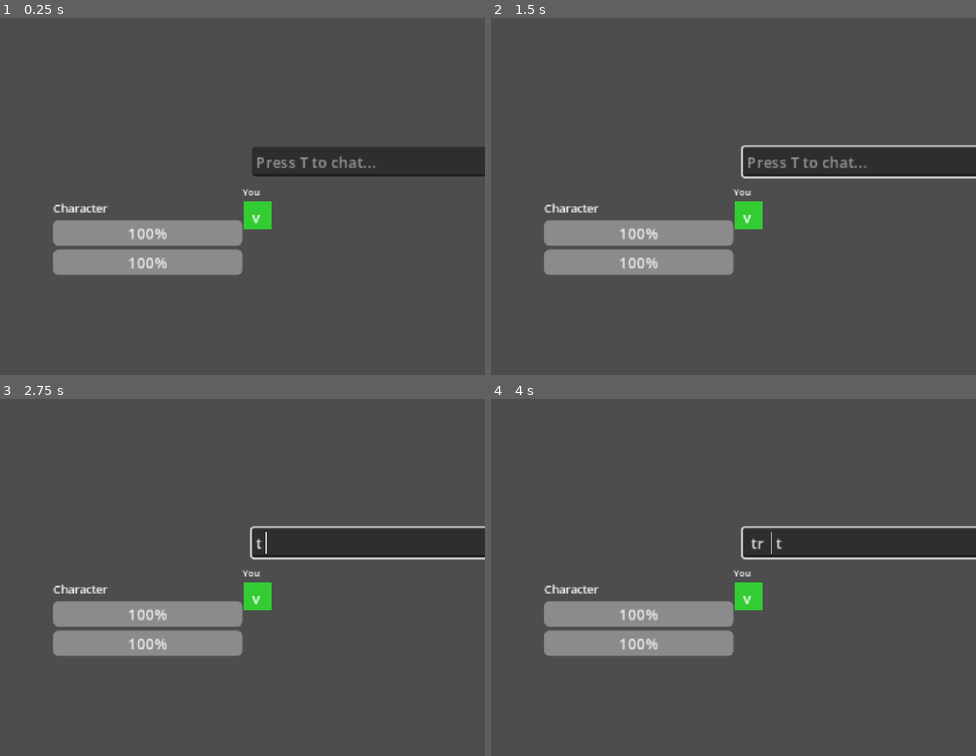
Above: before the commit, frames 1-4 (two rows, left to right).
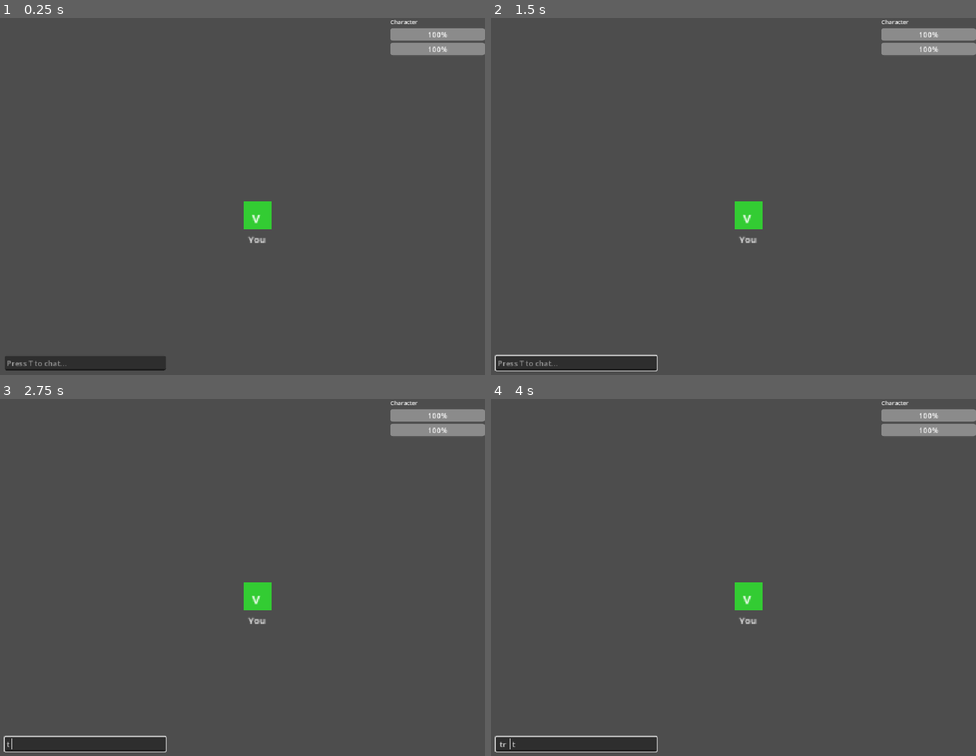
Above: after the commit, the same moments.

Repository: polito-ao/argentum-united-client
Game: Godot game, scene res://scenes/world/world.tscn
The game is run twice, just before and just after one commit, with the same random seed, the same clock (stepped at 60 frames per second) and the same inputs. This scene is started directly instead of the project's main scene.
Inputs:
- Up to frame 1 (0.25 s): no input
- Up to frame 2 (1.5 s): tap Enter at 0.5 s; hold Right 0.53-1.28 s; tap T at 0.6 s; tap Space at 0.77, 0.8, 1.07, 1.25, 1.35 s; hold Down from 1.28 s (still down)
- Up to frame 3 (2.75 s): tap Space at 1.52, 1.82, 2.3 s; tap T at 1.55, 2.1 s; tap Enter at 2 s; release Down at 2.03 s; hold Right from 2.03 s (still down)
- Up to frame 4 (4 s): tap Space at 2.75, 3.02, 3.32, 3.77, 3.8 s; release Right at 2.78 s; hold Up 2.78-3.53 s; tap Ctrl at 2.85 s; tap T at 3.05 s; hold Left from 3.53 s (still down); tap R at 3.6 s

The runs differ from the first frame. In frame 1, 12% of the frame differs, in the area x 1-100%, y 0-99%; in frame 2, 13%; in frame 3, 13%, in the area x 0-100%, y 0-99%; in frame 4, 13%.
Error before the commit: Invalid call. Nonexistent function 'send_packet' in base 'Nil'. (res://scenes/world/world.gd:102)
Error after the commit: Invalid call. Nonexistent function 'send_packet' in base 'Nil'. (res://scenes/world/world.gd:112)

Commit message:
WIP: name labels below entities, chat bubbles, respawn key, death state
- Name labels centered below all entities (player + NPCs)
- Player shows character name instead of "You"
- Chat bubble above speaker (3s auto-remove)
- T key consumes input (no 'T' in chat box)
- Space to respawn when dead
- Dead state flag on client
- HUD in CanvasLayer (fixed on screen, not affected by camera)
- TODO: respawn not fully working — debug next session

Co-Authored-By: Claude Opus 4.6 (1M context) <noreply@anthropic.com>

Diff:
--- a/scenes/world/world.gd
+++ b/scenes/world/world.gd
@@ -14,15 +14,16 @@
 @onready var camera: Camera2D = $Camera
 @onready var player_sprite: Node2D = $PlayerSprite
 @onready var entities_layer: Node2D = $Entities
-@onready var hud: Control = $HUD
-@onready var hp_bar: ProgressBar = $HUD/VBoxContainer/HPBar
-@onready var mp_bar: ProgressBar = $HUD/VBoxContainer/MPBar
-@onready var info_label: Label = $HUD/VBoxContainer/InfoLabel
-@onready var chat_display: RichTextLabel = $HUD/ChatPanel/ChatDisplay
-@onready var chat_input: LineEdit = $HUD/ChatPanel/ChatInput
-@onready var messages_label: Label = $HUD/MessagesLabel
+@onready var hud: Control = $UILayer/HUD
+@onready var hp_bar: ProgressBar = $UILayer/HUD/VBoxContainer/HPBar
+@onready var mp_bar: ProgressBar = $UILayer/HUD/VBoxContainer/MPBar
+@onready var info_label: Label = $UILayer/HUD/VBoxContainer/InfoLabel
+@onready var chat_display: RichTextLabel = $UILayer/HUD/ChatPanel/ChatDisplay
+@onready var chat_input: LineEdit = $UILayer/HUD/ChatPanel/ChatInput
+@onready var messages_label: Label = $UILayer/HUD/MessagesLabel
 
 var _messages: Array = []
+var _is_dead: bool = false
 const MAX_MESSAGES = 6
 
 func setup(conn: ServerConnection, character: Dictionary, map_data: Dictionary):
@@ -39,6 +40,9 @@
 		character.get("race", "?"),
 		character.get("level", 1)
 	]
+
+	# Show character name under player sprite
+	$PlayerSprite/NameLabel.text = character.get("name", "You")
 
 	_update_player_position()
 
@@ -93,8 +97,14 @@
 				_add_message("Mana potion!")
 			KEY_T:
 				chat_input.grab_focus()
+				chat_input.text = "" # prevent the 'T' from appearing
+				get_viewport().set_input_as_handled()
 			KEY_I:
 				connection.send_packet(PacketIds.INVENTORY_REQUEST)
+			KEY_SPACE:
+				if _is_dead:
+					connection.send_packet(PacketIds.RESPAWN)
+					_add_message("Respawning...")
 
 func _send_move(dx: int, dy: int):
 	var new_x = my_pos.x + dx
@@ -180,16 +190,24 @@
 		PacketIds.UPDATE_HP:
 			hp_bar.value = payload.get("hp", 0)
 			hp_bar.max_value = payload.get("max_hp", 1)
+			if payload.get("hp", 0) > 0 and _is_dead:
+				_is_dead = false
+				_add_message("You have respawned!")
 		PacketIds.UPDATE_MANA:
 			mp_bar.value = payload.get("mana", 0)
 			mp_bar.max_value = payload.get("max_mana", 1)
 		PacketIds.CHAR_DEATH:
-			_add_message("DEATH!")
+			_add_message("YOU DIED! Press SPACE to respawn")
+			_is_dead = true
 		PacketIds.CHAT_BROADCAST:
-			chat_display.append_text("[%s]: %s\n" % [
-				payload.get("from_name", "?"),
-				payload.get("message", "")
-			])
+			var from_name = payload.get("from_name", null)
+			var from_id = payload.get("from_id", null)
+			var msg = payload.get("message", "")
+			if from_name == null:
+				from_name = "?"
+			chat_display.append_text("[%s]: %s\n" % [from_name, msg])
+			# Show bubble above the speaker
+			_show_chat_bubble(from_id, msg)
 		PacketIds.INVENTORY_RESPONSE:
 			_handle_inventory(payload)
 
@@ -284,6 +302,41 @@
 			var eq = " [E]" if item.get("equipped", false) else ""
 			_add_message("  %s x%d%s" % [item.get("name", "?"), item.get("amount", 0), eq])
 
+func _show_chat_bubble(from_id, msg: String):
+	var target_node: Node2D = null
+
+	if from_id == null:
+		return
+
+	# Check if it's us
+	if from_id is int or from_id is float:
+		# Check players
+		if int(from_id) in players:
+			target_node = players[int(from_id)].node
+
+	if target_node == null:
+		# It's our own message — show on player sprite
+		target_node = player_sprite
+
+	# Remove existing bubble if any
+	var existing = target_node.get_node_or_null("ChatBubble")
+	if existing:
+		existing.queue_free()
+
+	var bubble = Label.new()
+	bubble.name = "ChatBubble"
+	bubble.text = msg
+	bubble.position = Vector2(0, -32)
+	bubble.add_theme_font_size_override("font_size", 10)
+	bubble.add_theme_color_override("font_color", Color.WHITE)
+	target_node.add_child(bubble)
+
+	# Auto-remove after 3 seconds
+	get_tree().create_timer(3.0).timeout.connect(func():
+		if is_instance_valid(bubble):
+			bubble.queue_free()
+	)
+
 func _create_entity_node(entity_name: String, color: Color) -> Node2D:
 	var node = Node2D.new()
 
@@ -295,7 +348,9 @@
 
 	var label = Label.new()
 	label.text = entity_name
-	label.position = Vector2(0, -16)
+	label.position = Vector2(-30, 34)
+	label.size = Vector2(92, 16)
+	label.horizontal_alignment = HORIZONTAL_ALIGNMENT_CENTER
 	label.add_theme_font_size_override("font_size", 10)
 	node.add_child(label)
 
--- a/scenes/world/world.tscn
+++ b/scenes/world/world.tscn
@@ -25,20 +25,25 @@
 text = "v"
 
 [node name="NameLabel" type="Label" parent="PlayerSprite"]
-offset_top = -16.0
-offset_right = 100.0
+offset_left = -30.0
+offset_top = 34.0
+offset_right = 62.0
+offset_bottom = 50.0
 text = "You"
+horizontal_alignment = 1
 theme_override_font_sizes/font_size = 10
 
 [node name="Entities" type="Node2D" parent="."]
 
-[node name="HUD" type="Control" parent="."]
+[node name="UILayer" type="CanvasLayer" parent="."]
+
+[node name="HUD" type="Control" parent="UILayer"]
 layout_mode = 3
 anchors_preset = 15
 anchor_right = 1.0
 anchor_bottom = 1.0
 
-[node name="VBoxContainer" type="VBoxContainer" parent="HUD"]
+[node name="VBoxContainer" type="VBoxContainer" parent="UILayer/HUD"]
 layout_mode = 1
 anchors_preset = 1
 anchor_left = 1.0
@@ -46,22 +51,22 @@
 offset_left = -200.0
 offset_bottom = 120.0
 
-[node name="InfoLabel" type="Label" parent="HUD/VBoxContainer"]
+[node name="InfoLabel" type="Label" parent="UILayer/HUD/VBoxContainer"]
 layout_mode = 2
 text = "Character"
 theme_override_font_sizes/font_size = 12
 
-[node name="HPBar" type="ProgressBar" parent="HUD/VBoxContainer"]
+[node name="HPBar" type="ProgressBar" parent="UILayer/HUD/VBoxContainer"]
 layout_mode = 2
 max_value = 100.0
 value = 100.0
 
-[node name="MPBar" type="ProgressBar" parent="HUD/VBoxContainer"]
+[node name="MPBar" type="ProgressBar" parent="UILayer/HUD/VBoxContainer"]
 layout_mode = 2
 max_value = 100.0
 value = 100.0
 
-[node name="ChatPanel" type="VBoxContainer" parent="HUD"]
+[node name="ChatPanel" type="VBoxContainer" parent="UILayer/HUD"]
 layout_mode = 1
 anchors_preset = 2
 anchor_top = 1.0
@@ -70,16 +75,16 @@
 offset_top = -200.0
 offset_right = 350.0
 
-[node name="ChatDisplay" type="RichTextLabel" parent="HUD/ChatPanel"]
+[node name="ChatDisplay" type="RichTextLabel" parent="UILayer/HUD/ChatPanel"]
 layout_mode = 2
 custom_minimum_size = Vector2(0, 140)
 scroll_following = true
 
-[node name="ChatInput" type="LineEdit" parent="HUD/ChatPanel"]
+[node name="ChatInput" type="LineEdit" parent="UILayer/HUD/ChatPanel"]
 layout_mode = 2
 placeholder_text = "Press T to chat..."
 
-[node name="MessagesLabel" type="Label" parent="HUD"]
+[node name="MessagesLabel" type="Label" parent="UILayer/HUD"]
 layout_mode = 1
 anchors_preset = 1
 anchor_left = 1.0
